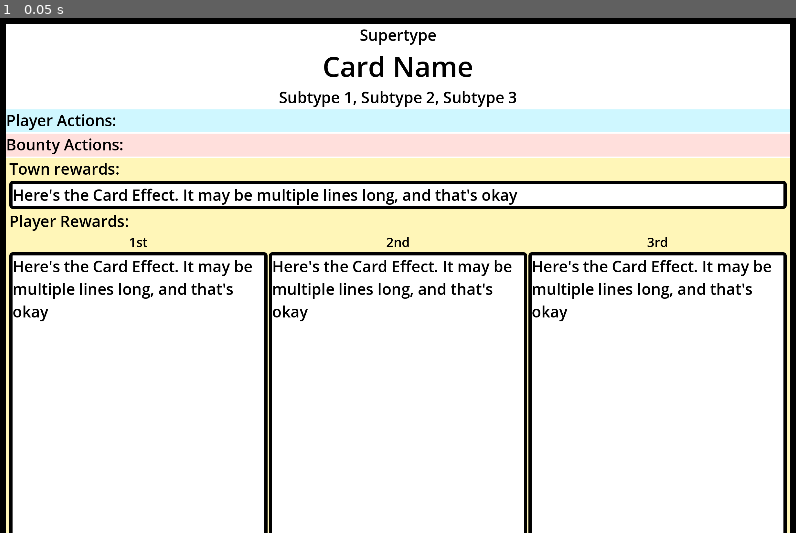
Above: before the commit, frame 1.
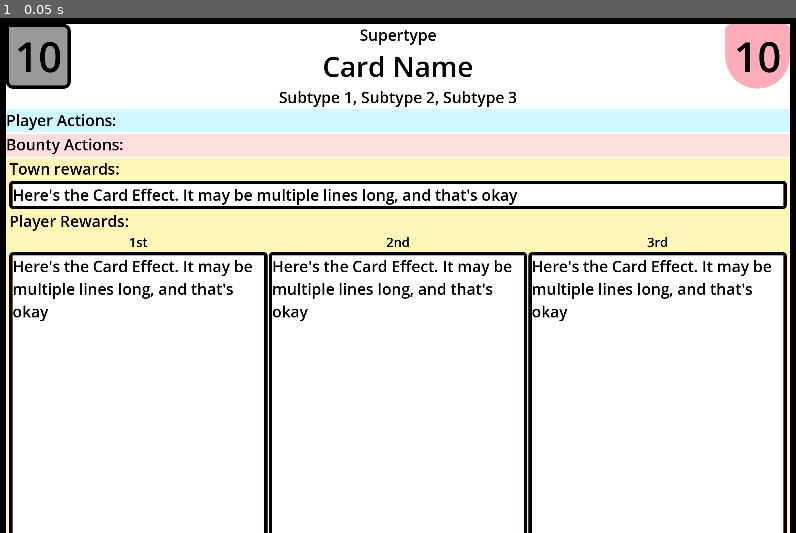
Above: after the commit, the same moment.

Repository: SamBumgardner/card-generator
Game: Godot game, scene res://card/template/bounty/card_bounty.tscn
The game is run twice, just before and just after one commit, with the same random seed, the same clock (stepped at 60 frames per second) and the same inputs. This scene is started directly instead of the project's main scene.
Inputs:
- Up to frame 1 (0.05 s): no input

The runs differ from the first frame. In frame 1, 1.9% of the frame differs, in the area x 0-100%, y 1-14%.

Commit message:
added missing corner info to bounty card

Diff:
--- a/game/card/template/bounty/card_bounty.gd
+++ b/game/card/template/bounty/card_bounty.gd
@@ -17,6 +17,9 @@
         $%Reward1.text = card_spec.fields['reward_first']
         $%Reward2.text = card_spec.fields['reward_second']
         $%Reward3.text = card_spec.fields['reward_last']
+
+        $%DungeonSize.text = card_spec.fields['dungeon_size_limit']
+        $%Health.text = card_spec.fields['max_hp']
 
 func generate_player_actions(card_spec: CardSpecification) -> void:
     var player_actions: PackedStringArray = (card_spec.fields['weaknesses'] as String).split('|')
--- a/game/card/template/bounty/card_bounty.tscn
+++ b/game/card/template/bounty/card_bounty.tscn
@@ -12,6 +12,23 @@
 
 [sub_resource type="StyleBoxFlat" id="StyleBoxFlat_gvaau"]
 bg_color = Color(1, 0.966532, 0.721097, 1)
+
+[sub_resource type="StyleBoxFlat" id="StyleBoxFlat_6rgdi"]
+border_width_left = 10
+border_width_top = 10
+border_width_right = 10
+border_width_bottom = 10
+border_color = Color(0, 0, 0, 1)
+corner_radius_top_right = 20
+corner_radius_bottom_right = 20
+corner_radius_bottom_left = 20
+
+[sub_resource type="StyleBoxFlat" id="StyleBoxFlat_0brfx"]
+bg_color = Color(1, 0.67, 0.725, 1)
+corner_radius_top_left = 20
+corner_radius_top_right = 20
+corner_radius_bottom_right = 200
+corner_radius_bottom_left = 200
 
 [node name="Card" type="MarginContainer"]
 custom_minimum_size = Vector2(2475, 1687.5)
@@ -231,3 +248,35 @@
 theme_override_font_sizes/font_size = 48
 text = "Here's the Card Effect. It may be multiple lines long, and that's okay"
 autowrap_mode = 2
+
+[node name="DungeonSizeIcon" type="PanelContainer" parent="Border/ColorRect"]
+custom_minimum_size = Vector2(200, 200)
+layout_mode = 0
+offset_right = 40.0
+offset_bottom = 40.0
+theme_override_styles/panel = SubResource("StyleBoxFlat_6rgdi")
+
+[node name="DungeonSize" type="Label" parent="Border/ColorRect/DungeonSizeIcon"]
+unique_name_in_owner = true
+layout_mode = 2
+theme_override_font_sizes/font_size = 128
+text = "10"
+horizontal_alignment = 1
+
+[node name="BountyHealthIcon" type="PanelContainer" parent="Border/ColorRect"]
+custom_minimum_size = Vector2(200, 200)
+layout_mode = 1
+anchors_preset = 1
+anchor_left = 1.0
+anchor_right = 1.0
+offset_left = -200.0
+offset_bottom = 200.0
+grow_horizontal = 0
+theme_override_styles/panel = SubResource("StyleBoxFlat_0brfx")
+
+[node name="Health" type="Label" parent="Border/ColorRect/BountyHealthIcon"]
+unique_name_in_owner = true
+layout_mode = 2
+theme_override_font_sizes/font_size = 128
+text = "10"
+horizontal_alignment = 1
Not shown: 1 places in game/card/template/bounty/card_bounty.tscn that only renumber resources
